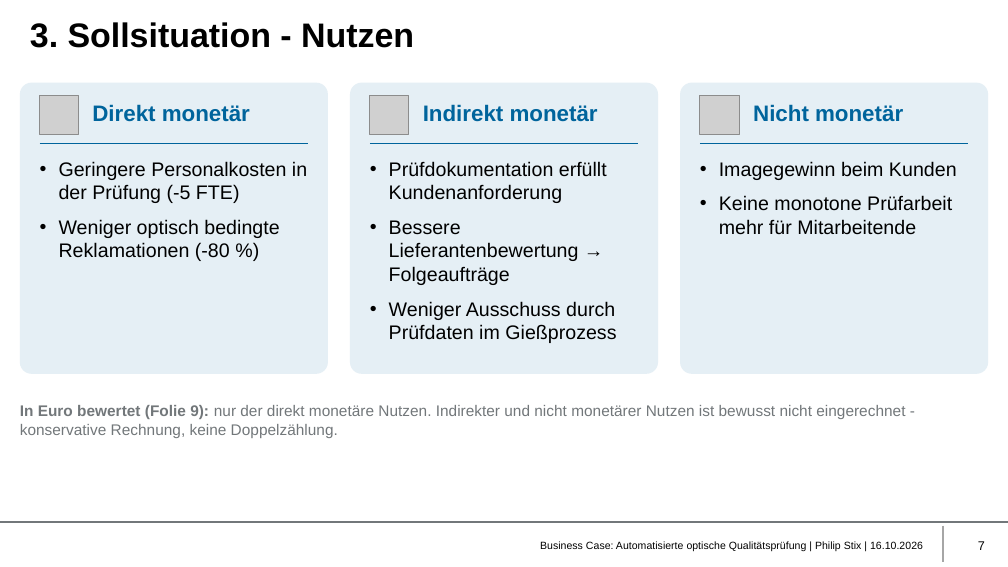
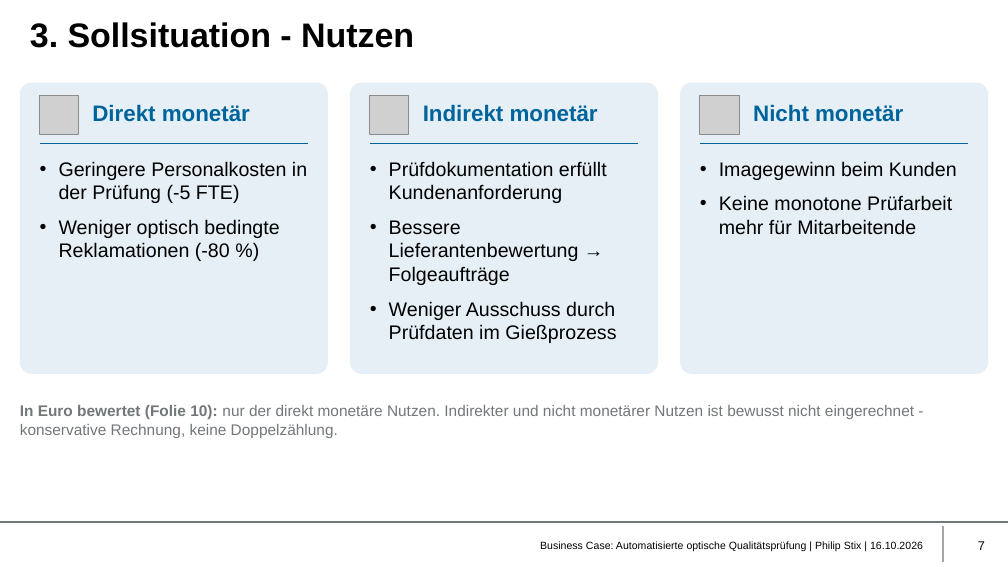
Before and after one commit to philip-stack/MRE3-bGUS, a slide deck: slide 7 of 01 Abgabe/Business Case Qualitätsprüfung - Philip Stix.pptx. Drawn at 1008x567 pixels with LibreOffice and Linux fonts; fonts in the diff are those of the drawing; grey boxes stand for pictures; background and template pictures are left out. Boxes give left, top, right and bottom in pixels: in the first picture for what was removed or moved away, otherwise in the second. Text is boxed around its words. In the diff, an @@ line names an element or a change of style, - is before the commit and + after.

```diff
--- a/01 Abgabe/Business Case Qualitätsprüfung - Philip Stix.pptx
+++ b/01 Abgabe/Business Case Qualitätsprüfung - Philip Stix.pptx
@@ text at (20,405,914,438): text changed @@
-In Euro bewertet (Folie 9): nur der direkt monetäre Nutzen. Indirekter und nicht monetärer Nutzen ist bewusst nicht eingerechnet - konservative Rechnung, keine Doppelzählung.
+In Euro bewertet (Folie 10): nur der direkt monetäre Nutzen. Indirekter und nicht monetärer Nutzen ist bewusst nicht eingerechnet - konservative Rechnung, keine Doppelzählung.
```
Also in this commit, not shown: 4 other slides changed, 1 slide added, 2 other files.
